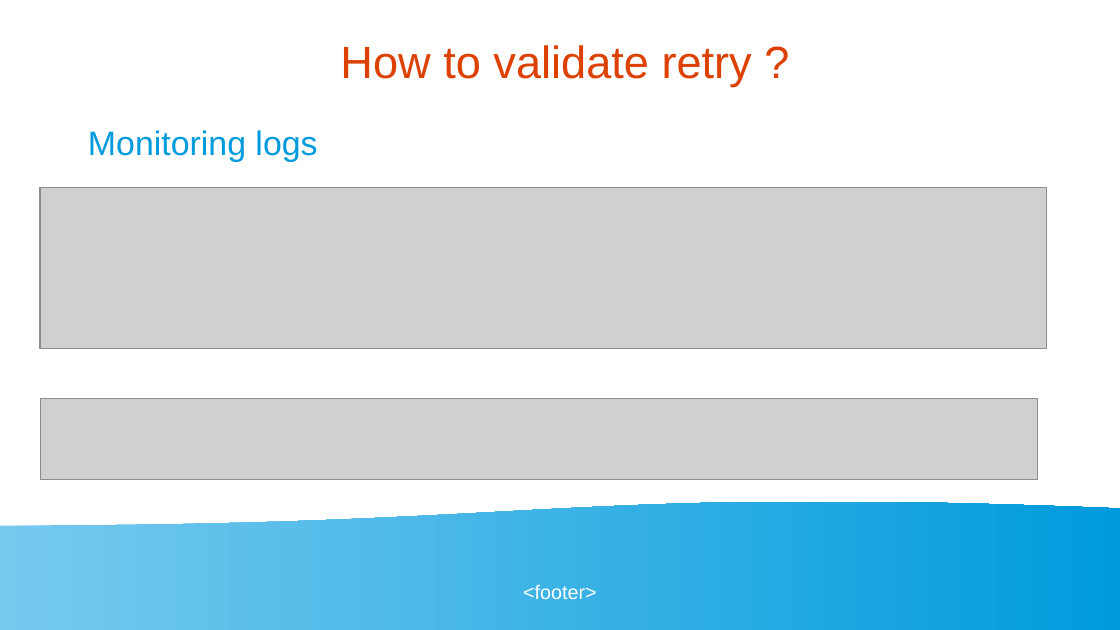
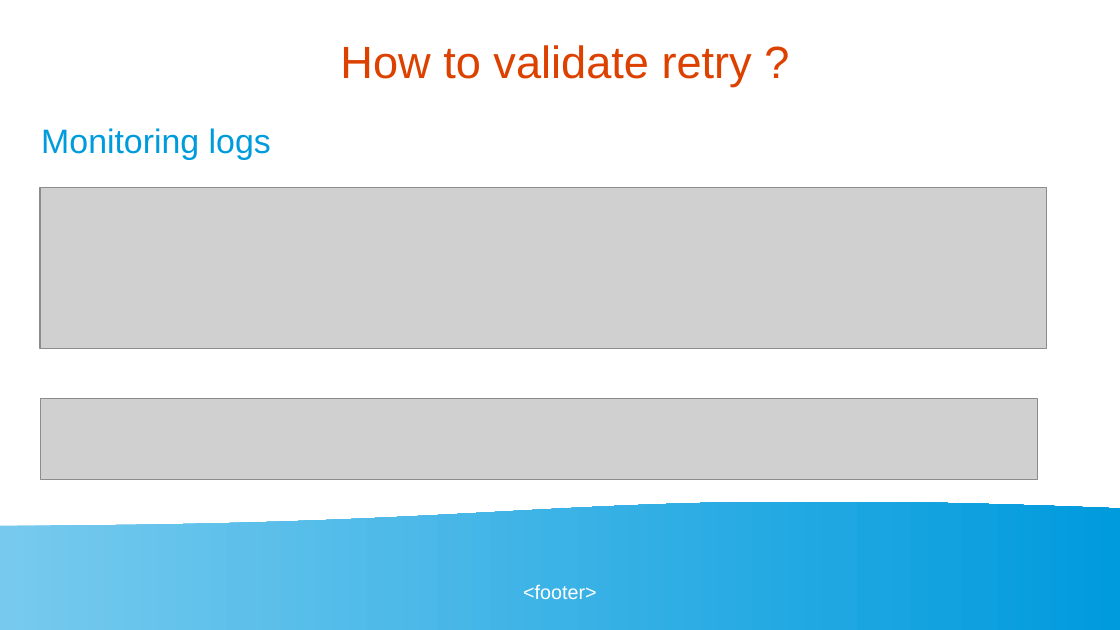
Before and after one commit to golangbot/gophercon-uk-2025-talk, a slide deck: slide 18 of Presentation.odp. Drawn at 1120x630 pixels with LibreOffice and Linux fonts; fonts in the diff are those of the drawing; grey boxes stand for pictures. Boxes give left, top, right and bottom in pixels: in the first picture for what was removed or moved away, otherwise in the second. Text is boxed around its words. In the diff, an @@ line names an element or a change of style, - is before the commit and + after.

```diff
--- a/Presentation.odp
+++ b/Presentation.odp
@@ text "Monitoring logs" moved from (x1=88, y1=130, x2=317, y2=162) to (x1=41, y1=128, x2=271, y2=160) @@
```
Also in this commit, not shown: 19 other slides changed, 3 other files.
